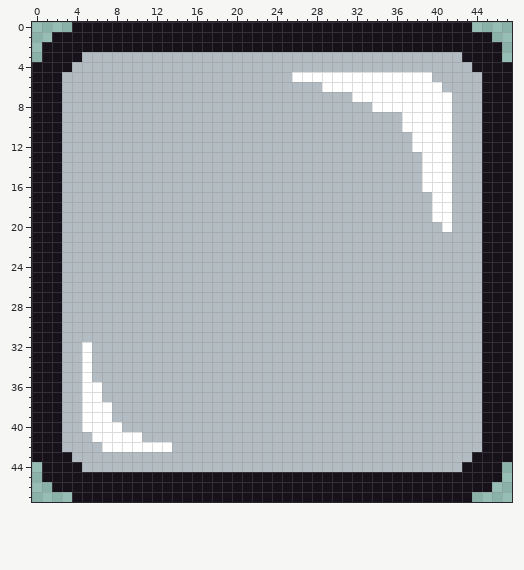
Pixel-art file, stored at proj_files/ui/menus/button.aseprite. That is the earlier state.
48x48 pixels, 1 frame.
New version:
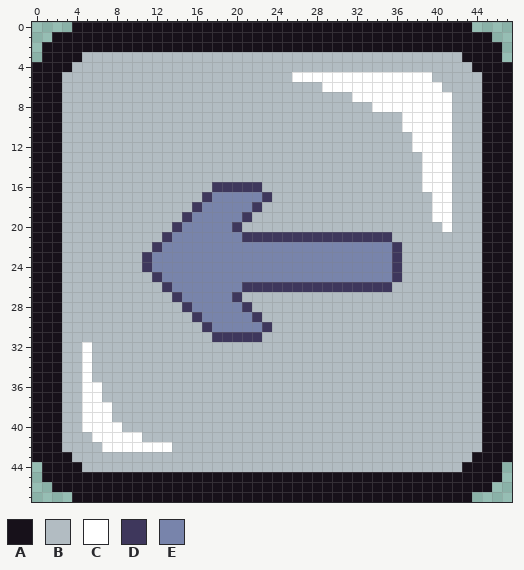
Palette (. is transparent): A #17111a  B #b2bcc2  C #ffffff  D #3e375c  E #7884ab
The exact change:
layer "Layer 4" added
Layer "Layer 4":
y 16: x 18..22 BBBBB -> DDDDD
y 17: x 17..23 BBBBBBB -> DEEEEED
y 18: x 16..22 BBBBBBB -> DEEEEED
y 19: x 15..21 BBBBBBB -> DEEEEED
y 20: x 14..20 BBBBBBB -> DEEEEED
y 21: x 13..35 BBBBBBBBBBBBBBBBBBBBBBB -> DEEEEEEEDDDDDDDDDDDDDDD
y 22: x 12..36 BBBBBBBBBBBBBBBBBBBBBBBBB -> DEEEEEEEEEEEEEEEEEEEEEEED
y 23..24: x 11..36 BBBBBBBBBBBBBBBBBBBBBBBBBB -> DEEEEEEEEEEEEEEEEEEEEEEEED
y 25: x 12..36 BBBBBBBBBBBBBBBBBBBBBBBBB -> DEEEEEEEEEEEEEEEEEEEEEEED
y 26: x 13..35 BBBBBBBBBBBBBBBBBBBBBBB -> DEEEEEEEDDDDDDDDDDDDDDD
y 27: x 14..20 BBBBBBB -> DEEEEED
y 28: x 15..21 BBBBBBB -> DEEEEED
y 29: x 16..22 BBBBBBB -> DEEEEED
y 30: x 17..23 BBBBBBB -> DEEEEED
y 31: x 18..22 BBBBB -> DDDDD
Changed places in both pictures, as pixel boxes (x1, y1, x2, y2):
changed: (142, 182, 402, 342)
